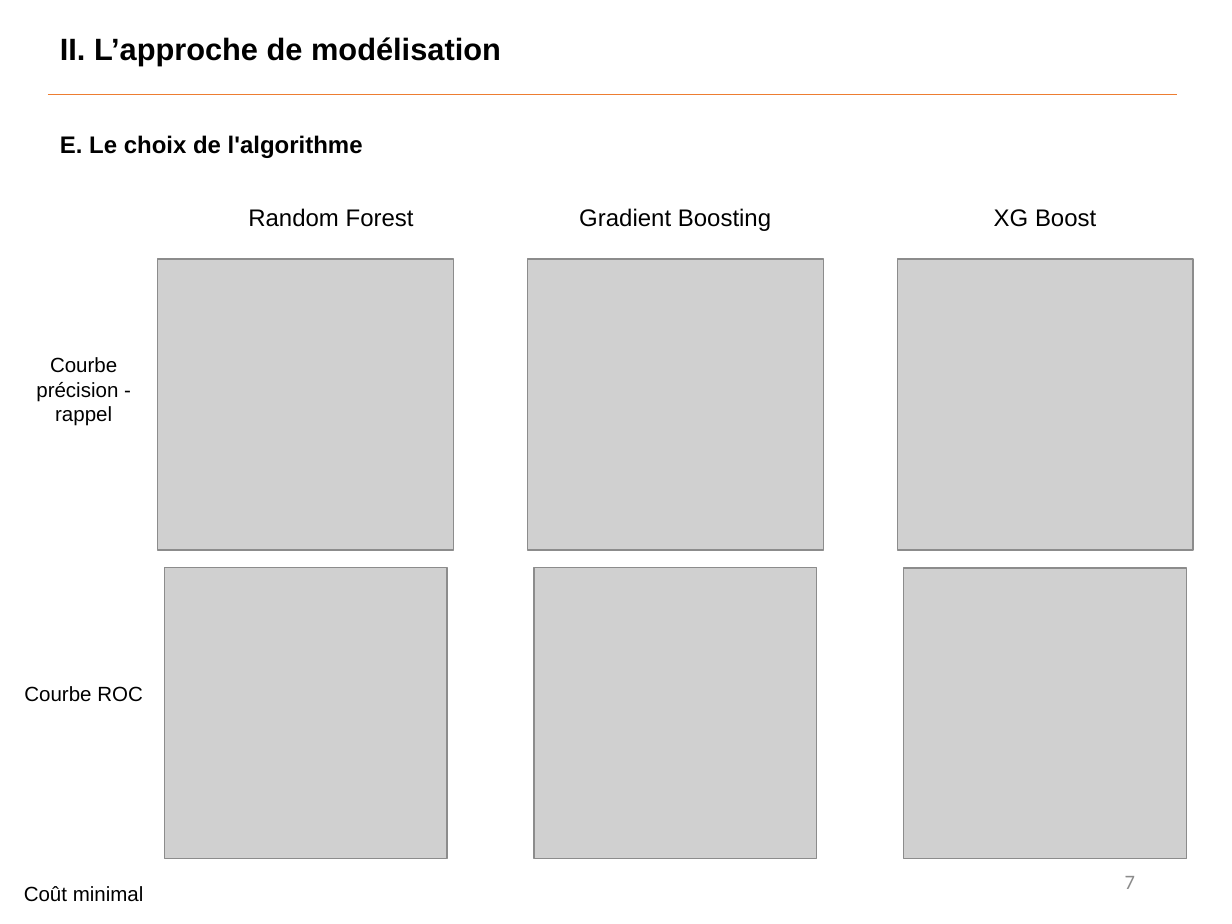
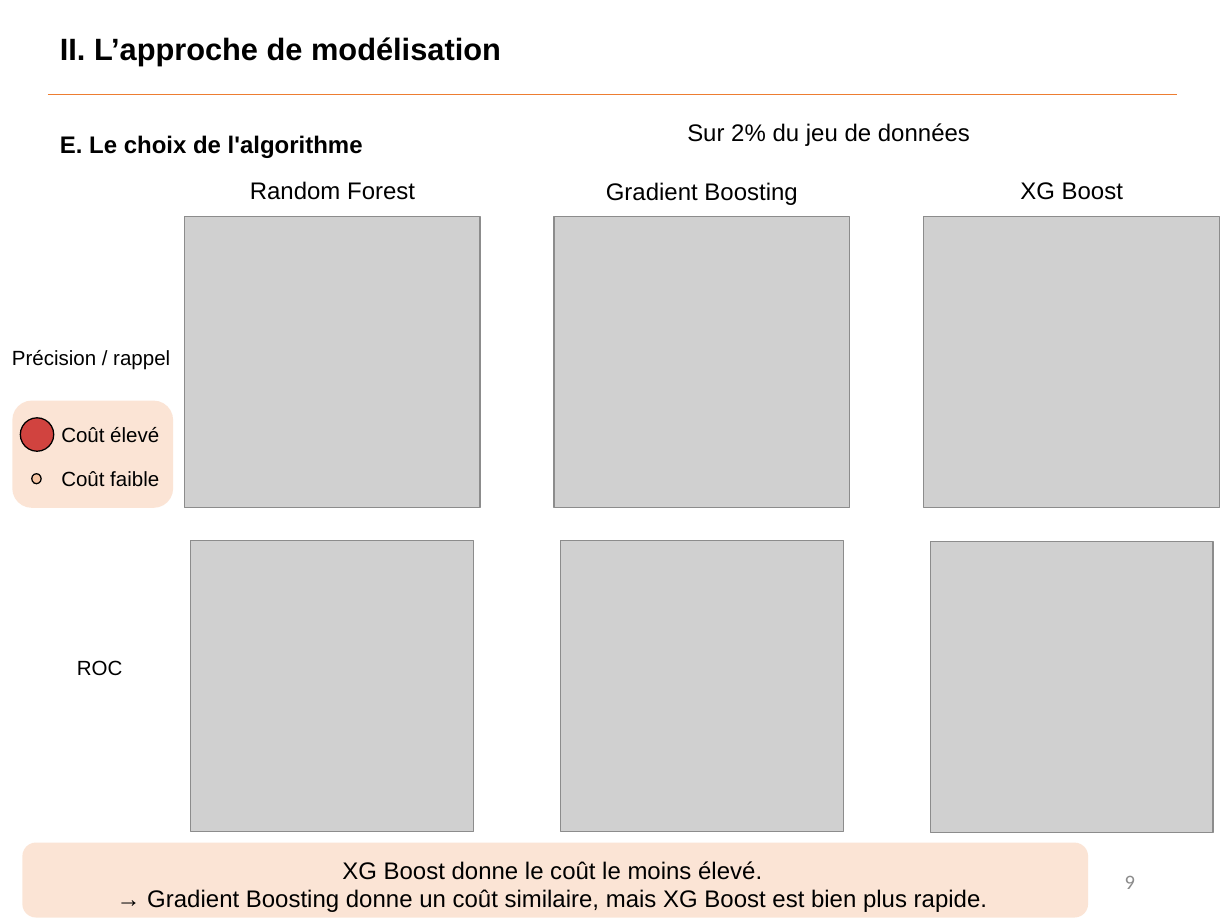
Before and after one commit to Benoit-78/P7_credit_loan_scoring_model, a slide deck: slide 9 of soutenance/P7_soutenance.pptx (slide 7 before the commit). Drawn at 1232x924 pixels with LibreOffice and Linux fonts; fonts in the diff are those of the drawing; grey boxes stand for pictures. Boxes give left, top, right and bottom in pixels: in the first picture for what was removed or moved away, otherwise in the second. Text is boxed around its words. In the diff, an @@ line names an element or a change of style, - is before the commit and + after.

```diff
--- a/soutenance/P7_soutenance.pptx
+++ b/soutenance/P7_soutenance.pptx
@@ text added at (687, 123, 970, 146), 14 pt, text #000000 @@
+Sur 2% du jeu de données
@@ text "Random Forest": place and size @@
-text "Random Forest" at (248, 208, 414, 227)
+text "Random Forest" at (250, 181, 415, 200)
@@ 2 pictures, 2 texts: place and size @@
-2 pictures, 2 texts at (164, 208, 1188, 859)
+2 pictures, 2 texts at (191, 182, 1214, 833)
@@ 3 pictures: place and size @@
-3 pictures at (158, 259, 1193, 549)
+3 pictures at (185, 217, 1220, 508)
@@ text at (12, 350, 170, 370): text changed @@
-Courbe précision - rappel
+Précision / rappel
@@ rounded rectangle added at (12, 400, 174, 508), fill #F8CBAD at 50% opacity @@
@@ ellipse added at (21, 418, 54, 451), fill #C00000 at 70% opacity, outline #000000 0.75 pt @@
@@ text added at (61, 427, 159, 443), 12 pt, text #000000 @@
+Coût élevé
@@ ellipse added at (32, 474, 42, 484), fill #ED7D31 at 30% opacity, outline #000000 0.75 pt @@
@@ text added at (61, 471, 159, 487), 12 pt, text #000000 @@
+Coût faible
@@ picture: place and size @@
-picture at (533, 567, 817, 857)
+picture at (561, 541, 844, 832)
@@ text at (77, 660, 123, 676): text changed @@
-Courbe ROC
+ROC
@@ rounded rectangle added at (22, 843, 1088, 918), fill #F8CBAD at 50% opacity @@
@@ text at (147, 861, 987, 912): text changed; size 12 to 14 pt @@
-Coût minimal
+XG Boost donne le coût le moins élevé.
+→ Gradient Boosting donne un coût similaire, mais XG Boost est bien plus rapide.
@@ page number at (1125, 876, 1135, 889): text changed @@
-7
+9
```
Also in this commit, not shown: 6 other slides changed, 5 slides added, 3 other files.
